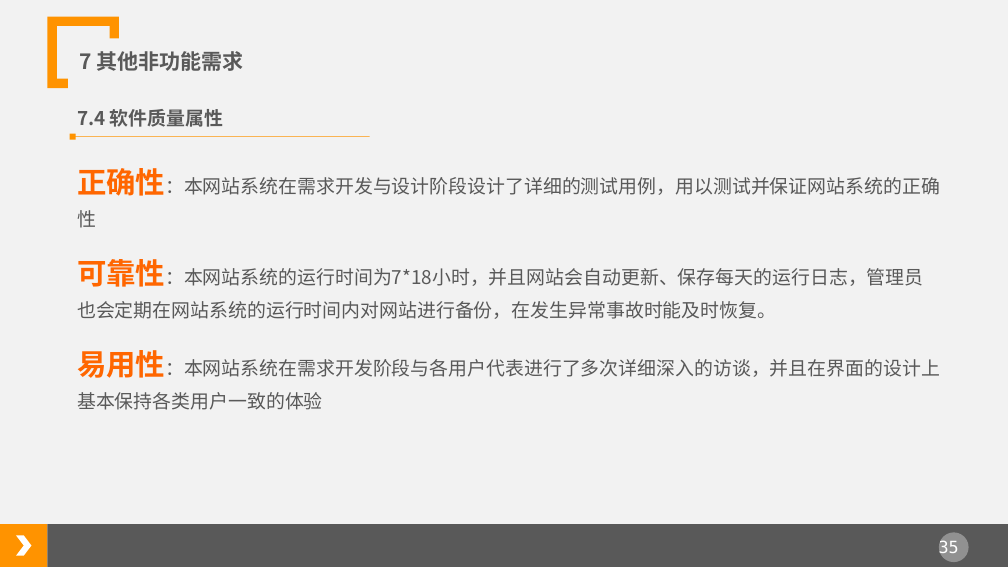
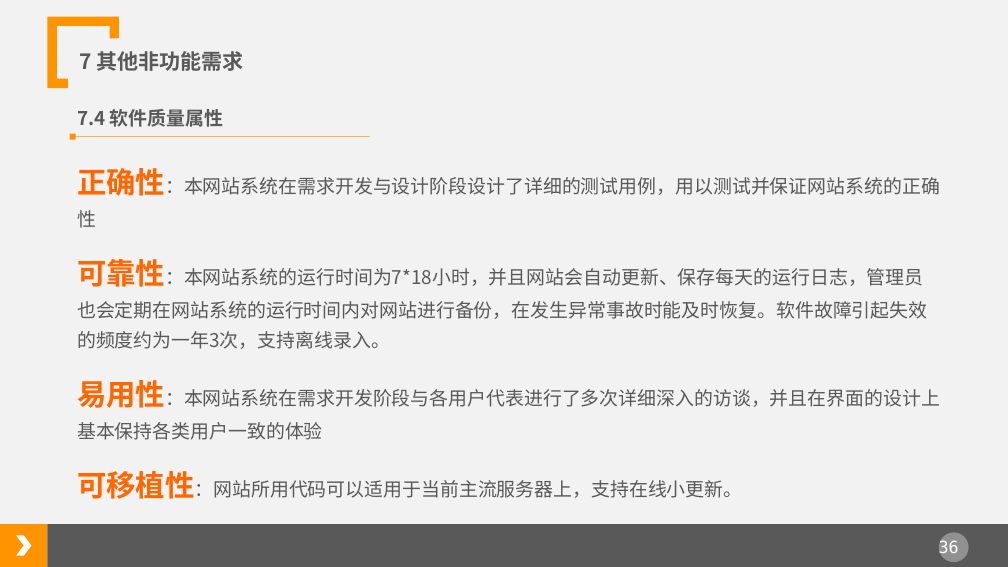
Before and after one commit to tzy502/G16, a slide deck: slide 36 of 需求规格说明书/软件需求规格说明书.ppt (slide 35 before the commit). Drawn at 1008x567 pixels with LibreOffice and Linux fonts; fonts in the diff are those of the drawing. Boxes give left, top, right and bottom in pixels: in the first picture for what was removed or moved away, otherwise in the second. Text is boxed around its words. In the diff, an @@ line names an element or a change of style, - is before the commit and + after.

```diff
--- a/需求规格说明书/软件需求规格说明书.ppt
+++ b/需求规格说明书/软件需求规格说明书.ppt
@@ text at [77, 259, 927, 349]: text changed @@
-可靠性：本网站系统的运行时间为7*18小时，并且网站会自动更新、保存每天的运行日志，管理员也会定期在网站系统的运行时间内对网站进行备份，在发生异常事故时能及时恢复。
+可靠性：本网站系统的运行时间为7*18小时，并且网站会自动更新、保存每天的运行日志，管理员也会定期在网站系统的运行时间内对网站进行备份，在发生异常事故时能及时恢复。软件故障引起失效的频度约为一年3次，支持离线录入。
@@ text at [77, 471, 743, 499]: paragraph added @@
+可移植性：网站所用代码可以适用于当前主流服务器上，支持在线小更新。
@@ page number at [939, 540, 959, 558]: text changed @@
-35
+36
```
Also in this commit, not shown: 14 other slides changed, 2 slides added, 1 slide removed, 11 other files.
